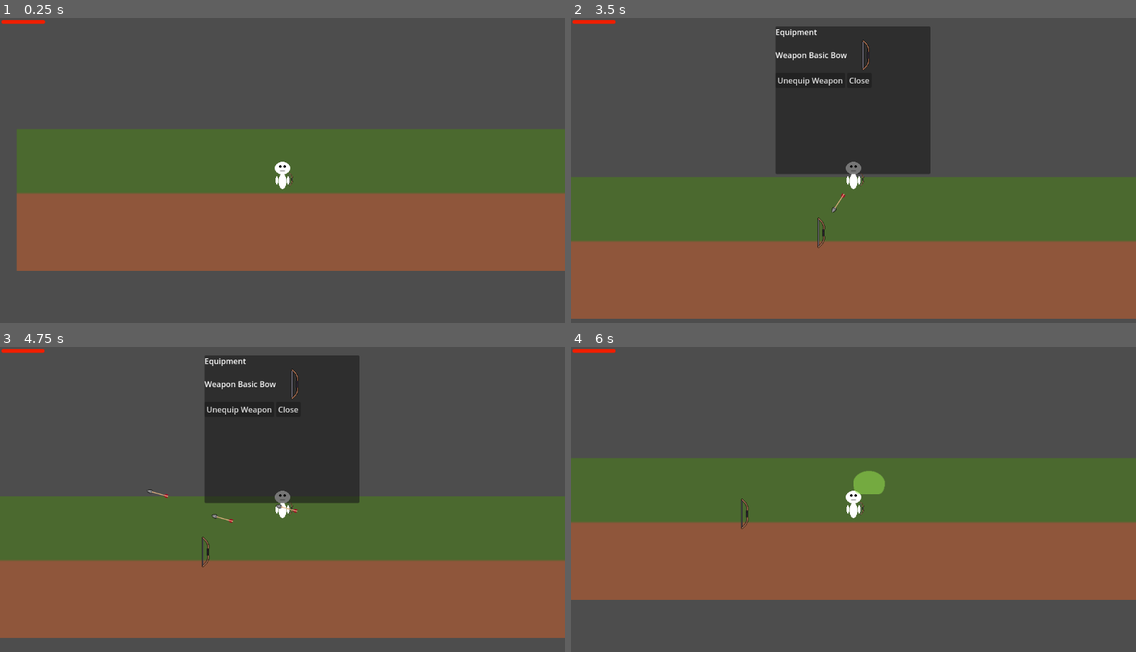
Above: before the commit, frames 1-4 (two rows, left to right).
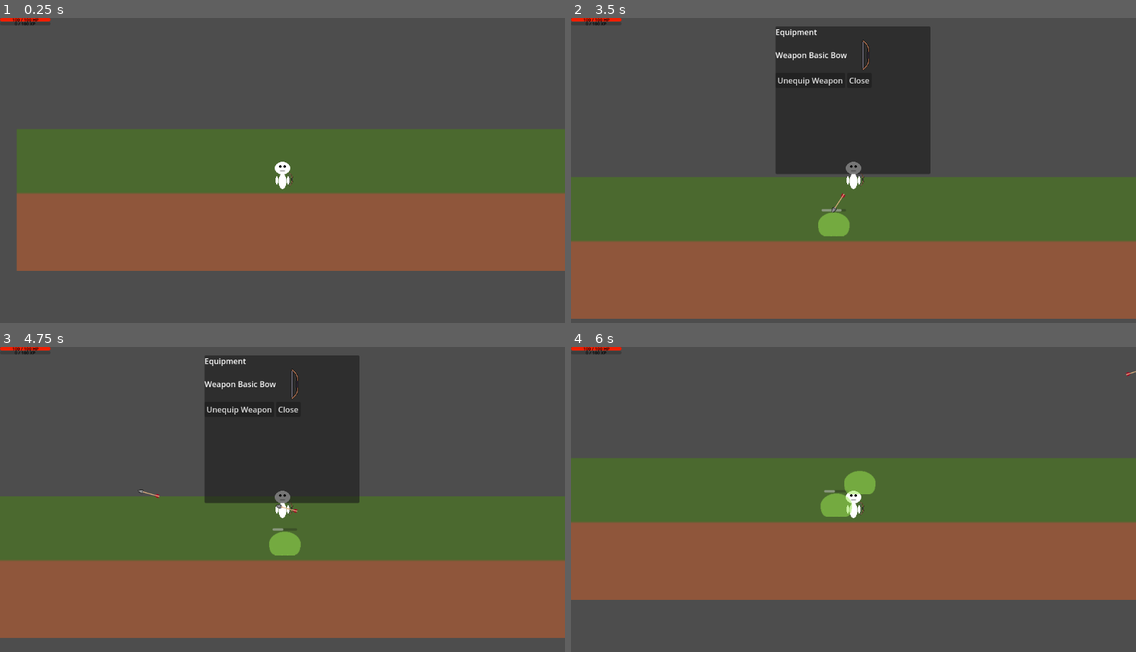
Above: after the commit, the same moments.

Repository: IcyOtter/Survivor-Wave-Like
Game: Godot game, scene res://scenes/world.tscn
Same seed, same stepped clock (60 frames per second), same inputs: the game is played once before the commit and once after it.
Inputs (mouse positions are in pixels of both pictures, inside the frame that each line leads up to):
- Up to frame 1 (0.25 s): no input
- Up to frame 2 (3.5 s): tap Enter at 0.5 s; move the mouse to (977, 161) at 0.52 s; hold D (move_right) 0.53-2.03 s; click (977, 161) at 0.6 s; tap Space (jump) at 0.77, 1.52, 3.02 s; move the mouse to (740, 191) at 1.27 s; tap E (interact) at 1.35 s; move the mouse to (910, 106) at 2.02 s; hold A (move_left) 2.03-2.78 s; tap S (toggle_autofire) at 2.1 s; move the mouse to (825, 240) at 2.77 s; hold D (move_right) from 2.78 s (still down); tap C (toggle_equipment) at 2.85 s; click (825, 240) at 2.92 s
- Up to frame 3 (4.75 s): move the mouse to (452, 554) at 3.52 s; click (452, 554) at 3.6 s; tap Space (jump) at 3.77, 4.52 s; move the mouse to (113, 456) at 4.27 s; release D (move_right) at 4.28 s; hold A (move_left) from 4.28 s (still down); tap E (interact) at 4.35 s
- Up to frame 4 (6 s): move the mouse to (881, 505) at 5.02 s; release A (move_left) at 5.03 s; hold D (move_right) 5.03-5.78 s; tap S (toggle_autofire) at 5.1 s; click (881, 505) at 5.17 s; move the mouse to (768, 426) at 5.77 s; hold A (move_left) from 5.78 s (still down); tap C (toggle_equipment) at 5.85 s

The runs differ from the first frame. In frame 1, 0.2% of the frame differs, in the area x 0-9%, y 0-3%; in frame 2, 0.6%; in frame 3, 0.7%; in frame 4, 0.9%, in the area x 0-100%, y 0-60%.

Commit message:
- Changed damage type to do a bulk of damage - Fixed some UI issues

Diff:
--- a/items/weapons/BasicBow/BasicBow.tres
+++ b/items/weapons/BasicBow/BasicBow.tres
@@ -12,5 +12,6 @@
 icon = ExtResource("1_myamn")
 weapon_scene = ExtResource("4_g82io")
 fire_rate = 5.0
+base_damage = 1
 projectile_scene = ExtResource("2_7bjpb")
 metadata/_custom_type_script = "uid://bdfvny2l3xmqp"
--- a/scenes/LevelHUD.tscn
+++ b/scenes/LevelHUD.tscn
@@ -6,11 +6,13 @@
 script = ExtResource("1_0ycnv")
 
 [node name="Panel" type="PanelContainer" parent="."]
-anchors_preset = 2
+anchors_preset = -1
 anchor_top = 1.0
 anchor_bottom = 1.0
-offset_top = -108.0
-offset_right = 424.0
+offset_left = 734.0
+offset_top = -629.0
+offset_right = 934.0
+offset_bottom = -544.0
 grow_vertical = 0
 
 [node name="VBox" type="VBoxContainer" parent="Panel"]
@@ -20,7 +22,6 @@
 layout_mode = 2
 
 [node name="TotalXPBar" type="ProgressBar" parent="Panel/VBox"]
-custom_minimum_size = Vector2(100, -200)
 layout_mode = 2
 
 [node name="RangeLabel" type="Label" parent="Panel/VBox"]
--- a/scenes/world.tscn
+++ b/scenes/world.tscn
@@ -15,18 +15,38 @@
 [sub_resource type="RectangleShape2D" id="RectangleShape2D_o5qli"]
 size = Vector2(2351, 10.5)
 
+[sub_resource type="StyleBoxFlat" id="StyleBoxFlat_7r4gi"]
+content_margin_left = 2.0
+content_margin_top = 2.0
+content_margin_right = 2.0
+content_margin_bottom = 2.0
+bg_color = Color(0.1, 0.1, 0.1, 0.3)
+corner_radius_top_left = 15
+corner_radius_top_right = 15
+corner_radius_bottom_right = 15
+corner_radius_bottom_left = 15
+corner_detail = 6
+
+[sub_resource type="StyleBoxFlat" id="StyleBoxFlat_4mrxx"]
+bg_color = Color(0.39215687, 0.8862745, 0.1254902, 1)
+corner_radius_top_left = 15
+corner_radius_top_right = 15
+corner_radius_bottom_right = 15
+corner_radius_bottom_left = 15
+
 [sub_resource type="StyleBoxFlat" id="StyleBoxFlat_71j4m"]
-bg_color = Color(1, 0, 0, 0)
+bg_color = Color(0.101960786, 0.101960786, 0.101960786, 0.3019608)
+corner_radius_top_left = 15
+corner_radius_top_right = 15
+corner_radius_bottom_right = 15
+corner_radius_bottom_left = 15
 
 [sub_resource type="StyleBoxFlat" id="StyleBoxFlat_qfnet"]
 bg_color = Color(0.9411765, 0.11764706, 0, 1)
-corner_radius_top_left = 20
-corner_radius_top_right = 20
-corner_radius_bottom_right = 20
-corner_radius_bottom_left = 20
-
-[sub_resource type="StyleBoxFlat" id="StyleBoxFlat_4mrxx"]
-bg_color = Color(0.39215687, 0.8862745, 0.1254902, 1)
+corner_radius_top_left = 15
+corner_radius_top_right = 15
+corner_radius_bottom_right = 15
+corner_radius_bottom_left = 15
 
 [node name="World" type="Node2D"]
 
@@ -76,23 +96,60 @@
 [node name="UI" type="CanvasLayer" parent="Player/Camera2D"]
 script = ExtResource("3_i7141")
 
-[node name="PlayerHealthBar" type="ProgressBar" parent="Player/Camera2D/UI"]
-offset_left = 3.0
-offset_top = 4.0
-offset_right = 92.0
-offset_bottom = 12.0
+[node name="BarContainer" type="Control" parent="Player/Camera2D/UI"]
+layout_mode = 3
+anchors_preset = 0
+offset_right = 137.0
+offset_bottom = 40.0
+
+[node name="PlayerXPBar" type="ProgressBar" parent="Player/Camera2D/UI/BarContainer"]
+layout_mode = 1
+offset_top = 8.0
+offset_right = 103.0
+offset_bottom = 15.0
+theme_override_styles/background = SubResource("StyleBoxFlat_7r4gi")
+theme_override_styles/fill = SubResource("StyleBoxFlat_4mrxx")
+show_percentage = false
+
+[node name="XPText" type="Label" parent="Player/Camera2D/UI/BarContainer/PlayerXPBar"]
+layout_mode = 1
+anchors_preset = 8
+anchor_left = 0.5
+anchor_top = 0.5
+anchor_right = 0.5
+anchor_bottom = 0.5
+offset_left = -4.5
+offset_top = -6.5
+offset_right = 4.5
+offset_bottom = 6.5
+grow_horizontal = 2
+grow_vertical = 2
+theme_override_colors/font_color = Color(0, 0, 0, 1)
+theme_override_font_sizes/font_size = 9
+
+[node name="PlayerHealthBar" type="ProgressBar" parent="Player/Camera2D/UI/BarContainer"]
+layout_mode = 1
+offset_right = 103.0
+offset_bottom = 7.0
 theme_override_styles/background = SubResource("StyleBoxFlat_71j4m")
 theme_override_styles/fill = SubResource("StyleBoxFlat_qfnet")
 show_percentage = false
 
-[node name="PlayerXPBar" type="ProgressBar" parent="Player/Camera2D/UI"]
-offset_left = 3.0
-offset_top = 20.0
-offset_right = 92.0
-offset_bottom = 28.0
-theme_override_styles/background = SubResource("StyleBoxFlat_71j4m")
-theme_override_styles/fill = SubResource("StyleBoxFlat_4mrxx")
-show_percentage = false
+[node name="HealthText" type="Label" parent="Player/Camera2D/UI/BarContainer/PlayerHealthBar"]
+layout_mode = 1
+anchors_preset = 8
+anchor_left = 0.5
+anchor_top = 0.5
+anchor_right = 0.5
+anchor_bottom = 0.5
+offset_left = -6.0
+offset_top = -6.5
+offset_right = 6.0
+offset_bottom = 6.5
+grow_horizontal = 2
+grow_vertical = 2
+theme_override_colors/font_color = Color(0, 0, 0, 1)
+theme_override_font_sizes/font_size = 9
 
 [node name="HUD" type="Control" parent="Player/Camera2D/UI"]
 layout_mode = 3
--- a/scripts/Enemy Scripts/BaseEnemy.gd
+++ b/scripts/Enemy Scripts/BaseEnemy.gd
@@ -13,13 +13,15 @@
 
 var health: int = 1
 var player: Node2D = null
-var _damage_accumulator: float = 0.0
 
 # Runtime-applied stats (from npc_def)
 var max_health: int = 20
 var move_speed: float = 140.0
 var stop_distance: float = 18.0
-var contact_damage_per_second: float = 20.0
+@export var contact_damage: int = 10
+@export var contact_damage_interval: float = 1.0
+var _touching_target: Node = null
+var _contact_timer: float = 0.0
 var drops: Array[DropEntry] = []
 
 @export var drop_offset: Vector2 = Vector2(0, -8)
@@ -33,11 +35,18 @@
 	# Ensure overlap checks work reliably
 	contact_area.monitoring = true
 	contact_area.monitorable = true
+	if not contact_area.body_entered.is_connected(_on_contact_body_entered):
+		contact_area.body_entered.connect(_on_contact_body_entered)
+
+	if not contact_area.body_exited.is_connected(_on_contact_body_exited):
+		contact_area.body_exited.connect(_on_contact_body_exited)
 
 	_apply_definition()
 
 	health = max_health
 	emit_signal("health_changed", health, max_health)
+
+
 
 func _apply_definition() -> void:
 	if npc_def == null:
@@ -50,7 +59,7 @@
 	max_health = npc_def.max_health
 	move_speed = npc_def.move_speed
 	stop_distance = npc_def.stop_distance
-	contact_damage_per_second = npc_def.contact_damage_per_second
+	contact_damage = npc_def.contact_damage
 	drops = npc_def.drops
 
 	# Optional sprite convenience
@@ -63,7 +72,7 @@
 	_apply_gravity(delta)
 	_chase_player_x()
 	move_and_slide()
-	_apply_contact_damage(delta)
+	apply_contact_damage(delta)
 
 func _apply_gravity(delta: float) -> void:
 	if not is_on_floor():
@@ -80,23 +89,19 @@
 	else:
 		velocity.x = signf(dx) * move_speed
 
-func _apply_contact_damage(delta: float) -> void:
-	var bodies := contact_area.get_overlapping_bodies()
+func apply_contact_damage(delta: float) -> void:
+	if _touching_target == null or not is_instance_valid(_touching_target):
+		_touching_target = null
+		_contact_timer = 0.0
+		return
 
-	var target: Node = null
-	for b in bodies:
-		if b != null and is_instance_valid(b) and b.has_method("take_damage"):
-			target = b
-			break
+	_contact_timer += delta
 
-	if target != null:
-		_damage_accumulator += contact_damage_per_second * delta
-		var whole := int(_damage_accumulator)
-		if whole > 0:
-			target.call("take_damage", whole)
-			_damage_accumulator -= float(whole)
-	else:
-		_damage_accumulator = 0.0
+	while _contact_timer >= contact_damage_interval:
+		_touching_target.call("take_damage", contact_damage)
+		_contact_timer -= contact_damage_interval
+
+
 
 func take_damage(amount: int) -> void:
 	health = max(health - amount, 0)
@@ -170,3 +175,14 @@
 
 	parent.call_deferred("add_child", pickup)
 	pickup.set_deferred("global_position", final_pos)
+
+func _on_contact_body_entered(body: Node) -> void:
+	# If you want to be stricter, check group "player" instead.
+	if body != null and is_instance_valid(body) and body.has_method("take_damage"):
+		_touching_target = body
+		_contact_timer = 0.0
+
+func _on_contact_body_exited(body: Node) -> void:
+	if body == _touching_target:
+		_touching_target = null
+		_contact_timer = 0.0
--- a/scripts/Enemy Scripts/NPCDefinition.gd
+++ b/scripts/Enemy Scripts/NPCDefinition.gd
@@ -2,22 +2,17 @@
 class_name NPCDefinition
 
 @export var id: String = ""
-@export var display_name: String = "Enemy"
 
-# Core stats
 @export var max_health: int = 20
 @export var move_speed: float = 140.0
 @export var stop_distance: float = 18.0
 
-# Combat
-@export var contact_damage_per_second: float = 20.0
+@export var contact_damage: int = 10
+@export var contact_damage_interval: float = 1.0
 
-# Rewards (optional, for later)
-@export var xp_reward: int = 0
+@export var xp_reward: int = 5
 
-# Visuals (optional convenience)
 @export var sprite_texture: Texture2D
-@export var sprite_scale: Vector2 = Vector2.ONE
+@export var sprite_scale: Vector2 = Vector2(1, 1)
 
-# Drops (optional, if you already have drops working)
 @export var drops: Array[DropEntry] = []
--- a/scripts/Player/PlayerUI.gd
+++ b/scripts/Player/PlayerUI.gd
@@ -1,35 +1,53 @@
 extends CanvasLayer
 
-# Player Health Bar UI
-@onready var health_bar: ProgressBar = $PlayerHealthBar
+@onready var health_bar: ProgressBar = $BarContainer/PlayerHealthBar
+@onready var health_text: Label = $BarContainer/PlayerHealthBar/HealthText
+
+@onready var xp_bar: ProgressBar = $BarContainer/PlayerXPBar
+@onready var xp_text: Label = $BarContainer/PlayerXPBar/XPText
+
+var _player: Node = null
+var _total_level: int = 1
+var _total_xp: int = 0
 
 func _ready() -> void:
-	health_bar.visible = true
-	health_bar.min_value = 0
-	call_deferred("_bind_player")
-
+	_bind_player()
+	_bind_progression()
+	_refresh_xp()
 
 func _bind_player() -> void:
-	var player := get_tree().get_first_node_in_group("player")
-
-	if player == null:
-		push_error("PlayerUI: Player not found. Ensure Player is in group 'player'.")
+	_player = get_tree().get_first_node_in_group("player")
+	if _player == null:
+		push_warning("PlayerUI: Player not found in group 'player'.")
 		return
 
-	if not player.has_signal("health_changed"):
-		push_error("PlayerUI: Player missing signal 'health_changed'.")
-		return
+	if _player.has_signal("health_changed"):
+		if not _player.health_changed.is_connected(_on_player_health_changed):
+			_player.health_changed.connect(_on_player_health_changed)
 
-	# Initialize bar
-	health_bar.max_value = player.max_health
-	health_bar.value = player.health
+func _bind_progression() -> void:
+	if not Progression.total_changed.is_connected(_on_total_changed):
+		Progression.total_changed.connect(_on_total_changed)
 
-	# Connect updates (avoid double-connect)
-	if not player.health_changed.is_connected(_on_player_health_changed):
-		player.health_changed.connect(_on_player_health_changed)
+	_total_level = Progression.total_level
+	_total_xp = Progression.total_xp
 
-	print("PlayerUI: Health bar bound to player.")
+func _on_player_health_changed(current: int, max_health: int) -> void:
+	health_bar.max_value = max_health
+	health_bar.value = current
+	_refresh_xp()
 
-func _on_player_health_changed(current: int, maxh: int) -> void:
-	health_bar.max_value = maxh
-	health_bar.value = current
+func _on_total_changed(total_level: int, total_xp: int) -> void:
+	_total_level = total_level
+	_total_xp = total_xp
+	_refresh_xp()
+
+func _refresh_xp() -> void:
+	var req: int = Progression.xp_to_next_total(_total_level)
+
+	xp_bar.max_value = req
+	xp_bar.value = clamp(_total_xp, 0, req)
+
+	# Display numbers on the bar
+	xp_text.text = "%d / %d XP" % [_total_xp, req]
+	health_text.text = "%d / %d HP" % [health_bar.value, health_bar.max_value]
Not shown: 1 places in scenes/world.tscn that only renumber resources
